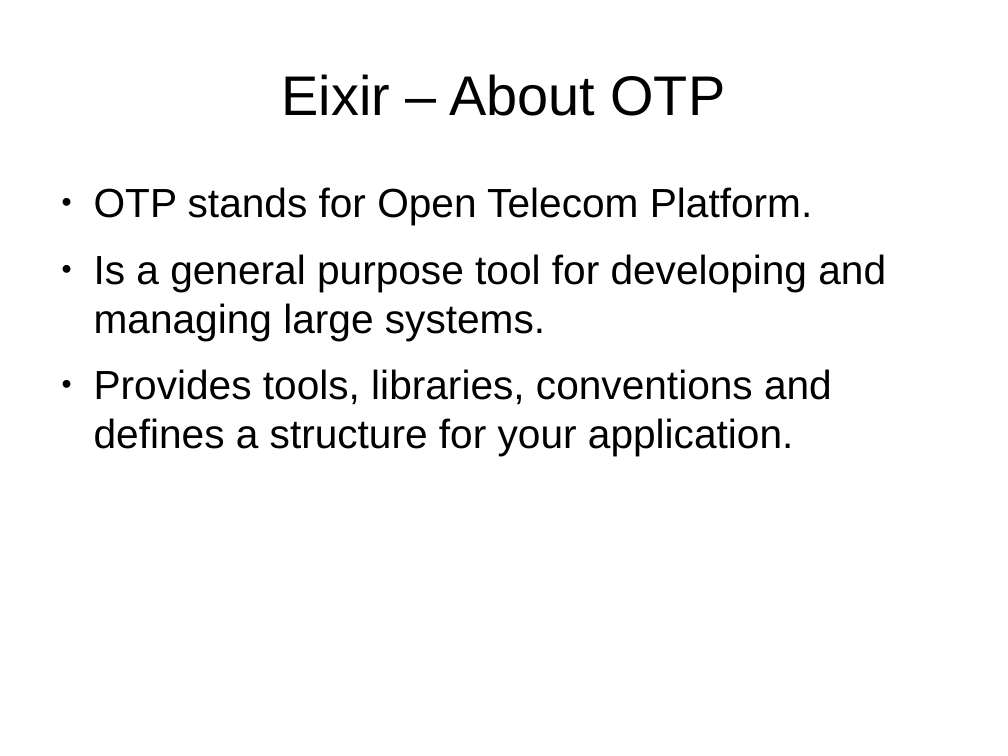
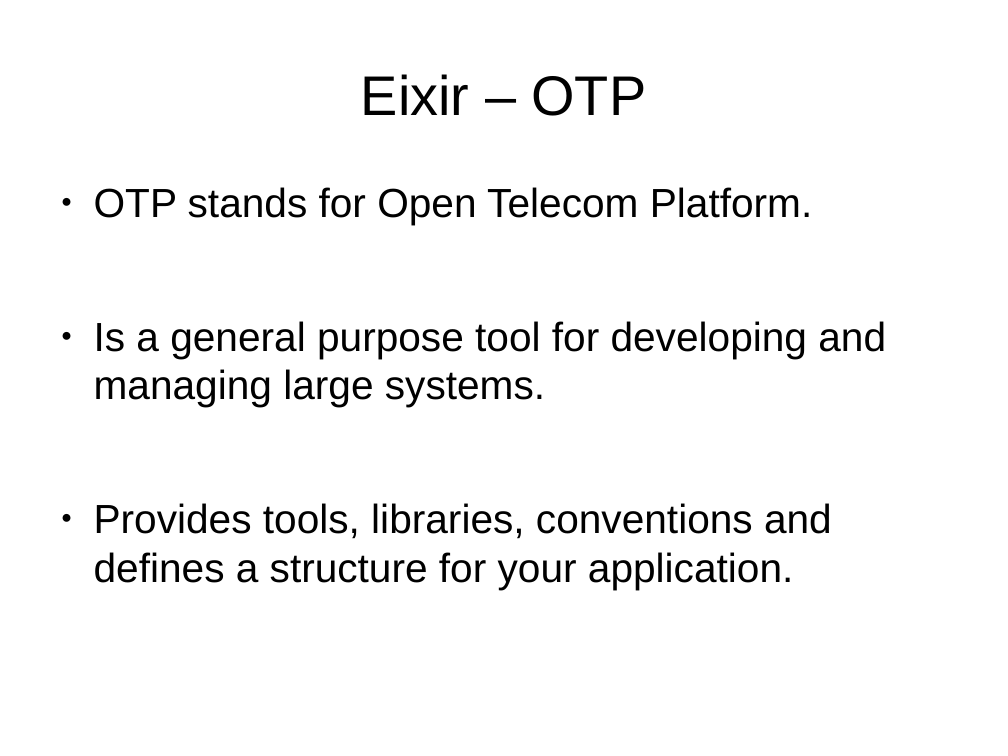
Before and after one commit to ramortegui/talks, a slide deck: slide 3 of elixir-otp-basics.odp. Drawn at 1008x756 pixels with LibreOffice and Linux fonts; fonts in the diff are those of the drawing. Boxes give left, top, right and bottom in pixels: in the first picture for what was removed or moved away, otherwise in the second. Text is boxed around its words. In the diff, an @@ line names an element or a change of style, - is before the commit and + after.

```diff
--- a/elixir-otp-basics.odp
+++ b/elixir-otp-basics.odp
@@ title at [361,74,647,116]: text changed @@
-Eixir – About OTP
+Eixir – OTP
@@ text "OTP stands for Open Telecom ..." rewrapped from [94,187,886,456] to [94,187,886,589] @@
```
Also in this commit, not shown: 5 other slides changed, 2 slides added, 1 slide removed, 53 other files.
